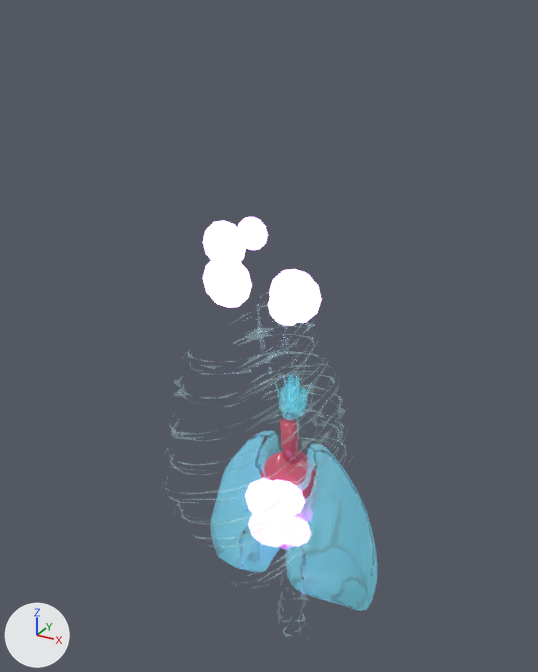
Two versions of the glTF model app/public/assets/models/custom/heart-anatomical-progressing-3.glb, one commit apart.
Rendered twice from a 50 mm camera at (1.37, -2.75, 3.12) aimed at (-0.17, 0.04, 1.72). The axes (+X, +Y, +Z) are drawn at lower left. The lights are the same throughout. The picture after the commit comes second. Where no turn or scale is listed for an object, it has been applied to the vertices. Vertices at exactly the same position are counted once.

Names of what the first picture shows: 'AmyloidAnat_0', 'AmyloidAnat_1', 'AmyloidAnat_2', 'AmyloidAnat_3', 'AmyloidAnat_4', 'AmyloidAnat_5', 'AmyloidAnat_6', 'AmyloidAnat_7', 'AmyloidAnat_8', 'Heart', 'Lungs', 'Ribcage' and 1 more.
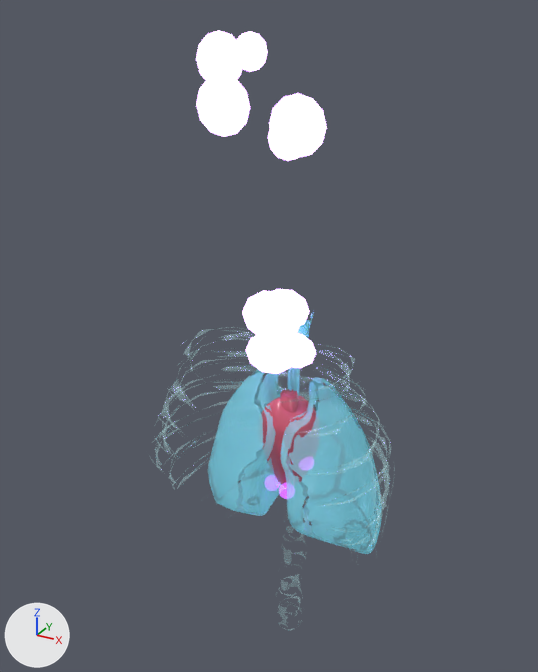
Boxes (x1, y1, x2, y2) around the edits, measured in the pictures (538 x 672 px):
'Lungs', moved: before (210, 374, 378, 611); after (208, 312, 382, 554)
'Ribcage', moved, turned: before (160, 293, 355, 641); after (148, 327, 396, 631)
'AmyloidAnat_0', moved: before (203, 261, 252, 308); after (196, 80, 250, 137)
'AmyloidAnat_1', moved: before (269, 269, 322, 323); after (269, 93, 327, 157)
'AmyloidAnat_2', moved: before (203, 220, 247, 267); after (196, 30, 244, 85)
'Heart', moved: before (260, 452, 316, 499); after (261, 395, 316, 484)
'AmyloidAnat_8', moved: before (263, 479, 304, 517); after (262, 289, 310, 330)
'AmyloidAnat_5', moved: before (245, 478, 288, 524); after (242, 290, 300, 341)
'AmyloidAnat_3', moved: before (238, 217, 268, 250); after (237, 31, 268, 72)
'AmyloidAnat_4', moved: before (268, 294, 300, 326); after (268, 125, 303, 161)
'AmyloidAnat_6', moved: before (274, 520, 301, 546); after (274, 333, 316, 368)
'AmyloidAnat_7', moved: before (249, 517, 281, 547); after (246, 335, 291, 374)

The change, as a list of edits to the scene's bpy script:
```text
Change me_pcube1_skellybone_0_007:
    remove me_pcube1_skellybone_0_007.from_pydata(...)  # 3306 vertices, 2649 faces; spans x -0.5..0.24, y -0.59..0.62, z 0.01..1.95
    add me_pcube1_skellybone_0_007.from_pydata(...)  # 3306 vertices, 2649 faces; spans x -0.53..0.68, y -0.47..0.27, z -0.97..0.97
    me_pcube1_skellybone_0_007 part 1: the whole mesh is turned 90 degrees about the z axis through its middle, then moved by (0.2, -0.11, -0.98)
Change me_object_0_013:
    remove me_object_0_013.from_pydata(...)  # 3386 vertices, 3922 faces; spans x -0.471..0.447, y -0.251..0.246, z 0.379..1.574
    add me_object_0_013.from_pydata(...)  # 3386 vertices, 3922 faces; spans x -0.459..0.459, y -0.248..0.248, z -0.248..0.948
    me_object_0_013 part 2: the whole mesh is moved by (0.012, 0.003, -0.627)
Change me_sphere_159:
    remove me_sphere_159.from_pydata(...)  # 3682 vertices, 7360 faces; spans x -0.168..0.128, y -0.142..0.102, z 0.662..1.168
    add me_sphere_159.from_pydata(...)  # 3682 vertices, 7360 faces; spans x -0.148..0.148, y -0.122..0.122, z 0.047..0.553
    me_sphere_159 part 3: the whole mesh is moved by (0.02, 0.02, -0.615)
Change me_sphere_160:
    remove me_sphere_160.from_pydata(...)  # 52 vertices, 100 faces; spans x -0.343..-0.119, y -0.268..-0.15, z 1.936..2.172
    add me_sphere_160.from_pydata(...)  # 52 vertices, 100 faces; spans x -0.112..0.112, y -0.059..0.059, z 0.602..0.838
    me_sphere_160 part 4: the whole mesh is moved by (0.231, 0.209, -1.334)
Change me_sphere_161:
    remove me_sphere_161.from_pydata(...)  # 52 vertices, 100 faces; spans x -0.115..0.123, y -0.094..0.031, z 1.847..2.097
    add me_sphere_161.from_pydata(...)  # 52 vertices, 100 faces; spans x -0.119..0.119, y -0.063..0.063, z 0.595..0.845
    me_sphere_161 part 5: the whole mesh is moved by (-0.004, 0.031, -1.252)
Change me_sphere_162:
    remove me_sphere_162.from_pydata(...)  # 52 vertices, 100 faces; spans x -0.327..-0.132, y -0.276..-0.174, z 2.121..2.326
    add me_sphere_162.from_pydata(...)  # 52 vertices, 100 faces; spans x -0.097..0.097, y -0.051..0.051, z 0.618..0.822
    me_sphere_162 part 6: the whole mesh is moved by (0.229, 0.225, -1.503)
Change me_sphere_163:
    remove me_sphere_163.from_pydata(...)  # 52 vertices, 100 faces; spans x -0.2387..-0.0981, y -0.1378..-0.0639, z 2.1731..2.3209
    add me_sphere_163.from_pydata(...)  # 52 vertices, 100 faces; spans x -0.0703..0.0703, y -0.037..0.037, z 0.6461..0.7939
    me_sphere_163 part 7: the whole mesh is moved by (0.1684, 0.1008, -1.527)
Change me_sphere_164:
    remove me_sphere_164.from_pydata(...)  # 52 vertices, 100 faces; spans x -0.111..0.056, y -0.099..-0.011, z 1.836..2.012
    add me_sphere_164.from_pydata(...)  # 52 vertices, 100 faces; spans x -0.084..0.084, y -0.044..0.044, z 0.632..0.808
    me_sphere_164 part 8: the whole mesh is moved by (0.028, 0.055, -1.204)
Change me_icosphere_194:
    remove me_icosphere_194.from_pydata(...)  # 42 vertices, 80 faces; spans x -0.133..0.133, y -0.098..0.098, z -0.112..0.112
    add me_icosphere_194.from_pydata(...)  # 42 vertices, 80 faces; spans x -0.133..0.133, y -0.098..0.098, z 0.848..1.072
    me_icosphere_194 part 9: the whole mesh is moved by (0.0, 0.0, 0.96)
Change me_icosphere_195:
    remove me_icosphere_195.from_pydata(...)  # 42 vertices, 80 faces; spans x -0.095..0.095, y -0.07..0.07, z -0.08..0.08
    add me_icosphere_195.from_pydata(...)  # 42 vertices, 80 faces; spans x -0.095..0.095, y -0.07..0.07, z 0.88..1.04
    me_icosphere_195 part 10: the whole mesh is moved by (0.0, 0.0, 0.96)
Change me_icosphere_196:
    remove me_icosphere_196.from_pydata(...)  # 42 vertices, 80 faces; spans x -0.114..0.114, y -0.084..0.084, z -0.096..0.096
    add me_icosphere_196.from_pydata(...)  # 42 vertices, 80 faces; spans x -0.114..0.114, y -0.084..0.084, z 0.864..1.056
    me_icosphere_196 part 11: the whole mesh is moved by (0.0, 0.0, 0.96)
Change me_icosphere_197:
    remove me_icosphere_197.from_pydata(...)  # 42 vertices, 80 faces; spans x -0.107..0.107, y -0.078..0.078, z -0.09..0.09
    add me_icosphere_197.from_pydata(...)  # 42 vertices, 80 faces; spans x -0.107..0.107, y -0.078..0.078, z 0.87..1.05
    me_icosphere_197 part 12: the whole mesh is moved by (0.0, 0.0, 0.96)
Change ob_ribcage:
    ob_ribcage.location: (0.0, 0.0, 0.0) -> (-0.127, 0.012, 0.983)
Change ob_lungs:
    ob_lungs.location: (0.0, 0.0, 0.0) -> (-0.012, -0.003, 0.977)
Change ob_heart:
    ob_heart.location: (0.0, 0.0, 0.0) -> (-0.02, -0.02, 0.915)
Change ob_amyloidanat_0:
    ob_amyloidanat_0.location: (0.0, 0.0, 0.0) -> (-0.231, -0.209, 2.054)
Change ob_amyloidanat_1:
    ob_amyloidanat_1.location: (0.0, 0.0, 0.0) -> (0.004, -0.031, 1.972)
Change ob_amyloidanat_2:
    ob_amyloidanat_2.location: (0.0, 0.0, 0.0) -> (-0.229, -0.225, 2.223)
Change ob_amyloidanat_3:
    ob_amyloidanat_3.location: (0.0, 0.0, 0.0) -> (-0.168, -0.101, 2.247)
Change ob_amyloidanat_4:
    ob_amyloidanat_4.location: (0.0, 0.0, 0.0) -> (-0.028, -0.055, 1.924)
```
